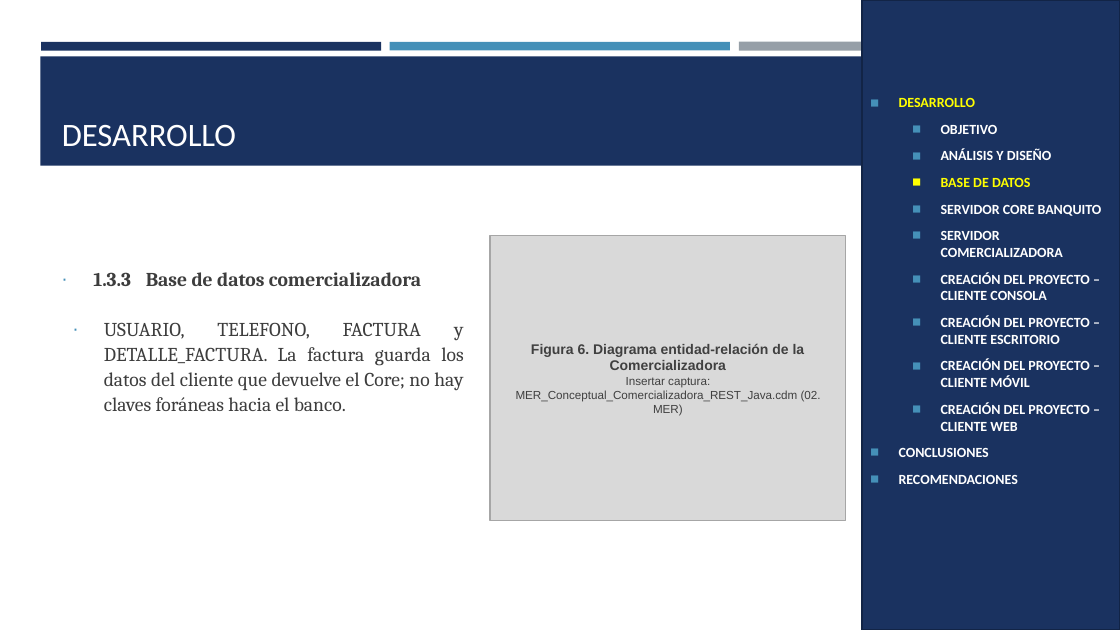
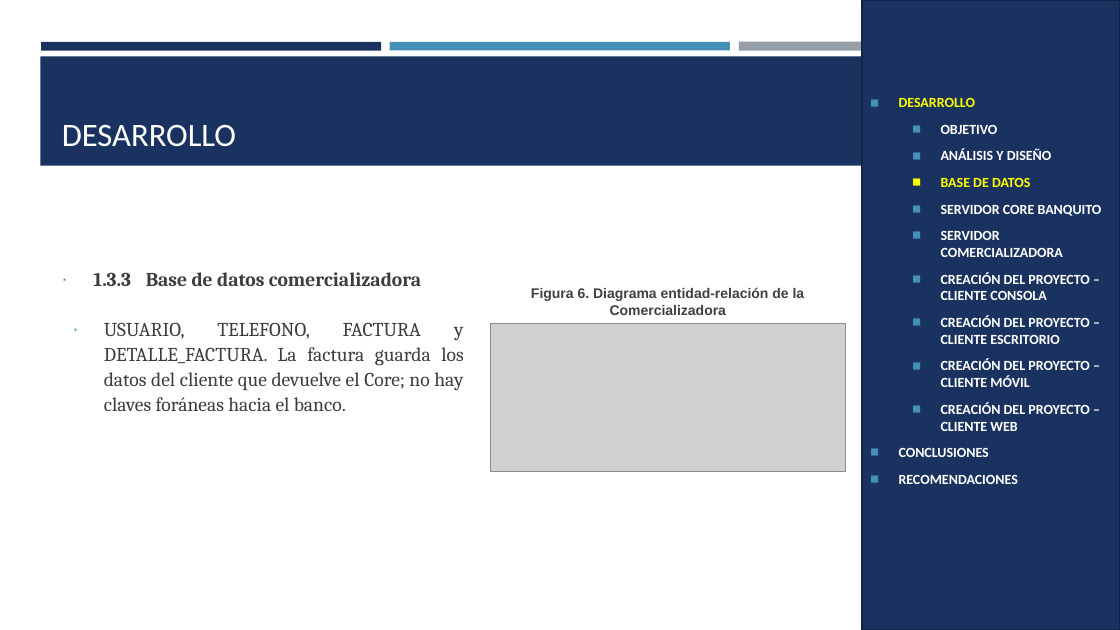
Before and after one commit to Teo344/Arquitectura_GRUPO03, a slide deck: slide 11 of EX.1.1. PAO202651_BANQUITO_CELULARES_RESTFUL_JAVA_NRC36884_GR03/05. DOCUMENTACION/PRESENTACION EX.1.1. BANQUITO CELULARES RESTFUL con BDD LOCAL en JAVA GR03.pptx. Drawn at 1120x630 pixels with LibreOffice and Linux fonts; fonts in the diff are those of the drawing; grey boxes stand for pictures. Boxes give left, top, right and bottom in pixels: in the first picture for what was removed or moved away, otherwise in the second. Text is boxed around its words. In the diff, an @@ line names an element or a change of style, - is before the commit and + after.

```diff
--- a/EX.1.1. PAO202651_BANQUITO_CELULARES_RESTFUL_JAVA_NRC36884_GR03/05. DOCUMENTACION/PRESENTACION EX.1.1. BANQUITO CELULARES RESTFUL con BDD LOCAL en JAVA GR03.pptx
+++ b/EX.1.1. PAO202651_BANQUITO_CELULARES_RESTFUL_JAVA_NRC36884_GR03/05. DOCUMENTACION/PRESENTACION EX.1.1. BANQUITO CELULARES RESTFUL con BDD LOCAL en JAVA GR03.pptx
@@ text "Figura 6. Diagrama entidad-relación de ...": place and size @@
-text "Figura 6. Diagrama entidad-relación de ..." at [490,236,846,521]
+text "Figura 6. Diagrama entidad-relación de ..." at [531,287,805,315]
@@ text "Figura 6. Diagrama entidad-relación de ..." at [531,287,805,315]: vertical alignment middle to top; fill #D9D9D9 to none; outline #A6A6A6 1 pt to none @@
@@ picture added at [490,323,846,471] @@
@@ text at [516,377,821,416]: paragraph removed @@
-Insertar captura: MER_Conceptual_Comercializadora_REST_Java.cdm (02. MER)
```
Also in this commit, not shown: 23 other slides changed.
